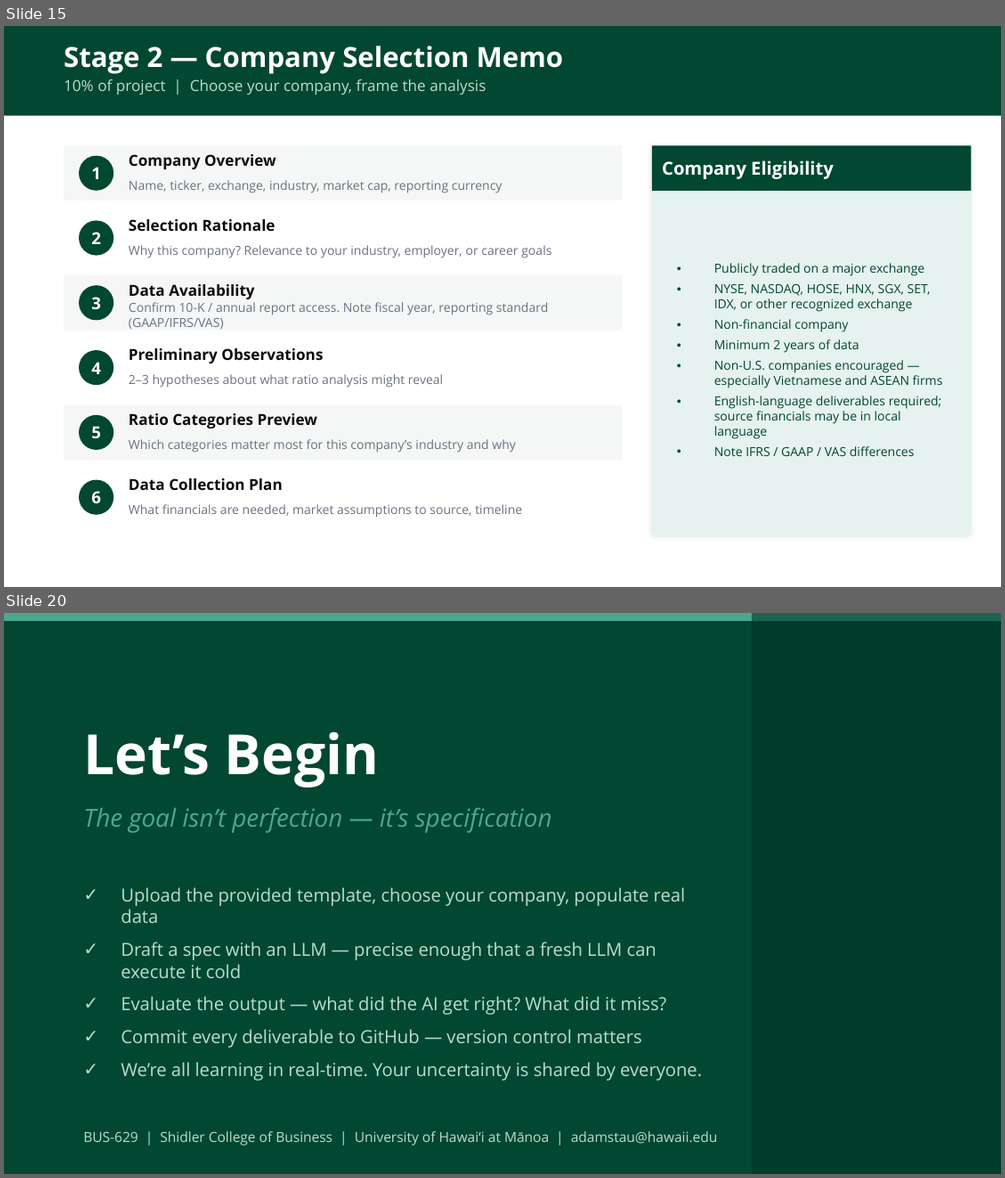
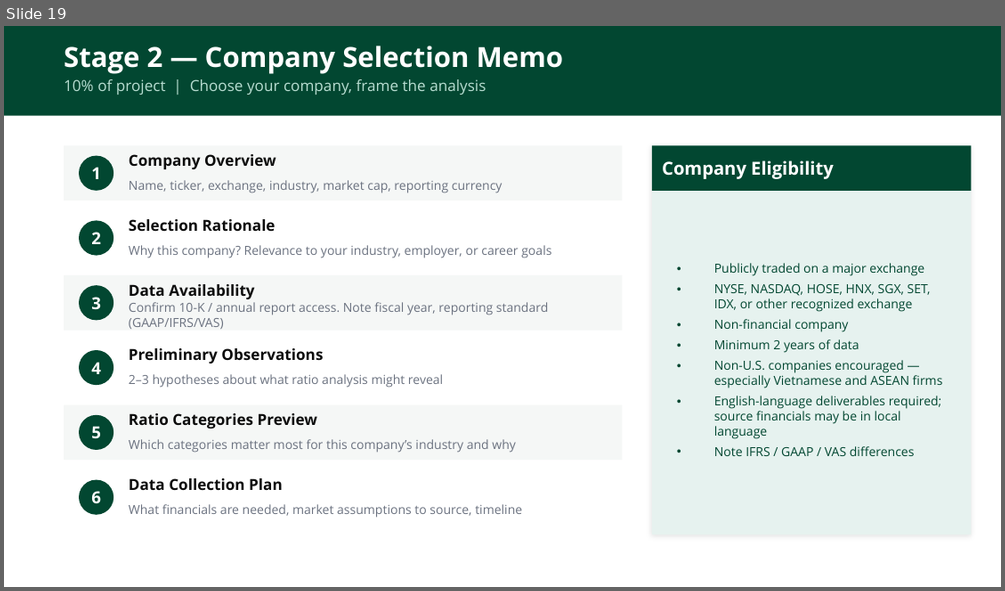
Before and after one commit to adamwstauffer/shidler, a slide deck: courses/BUS-629-VEMBA-International-Corporate-Finance/BUS629_AI_Ratios_Project.pptx. Shown one above the other, each under a label of ours: slides 15 and 20 before the commit, slide 19 after it; the slides between them are not shown. The pictures are 1005x1178 and 1005x591 pixels, drawn with LibreOffice and Linux fonts; fonts in the diff are those of the drawing. Boxes give left, top, right and bottom in pixels: in the first picture for what was removed or moved away, otherwise in the second. Text is boxed around its words. In the diff, an @@ line names an element or a change of style, - is before the commit and + after.

```diff
--- a/courses/BUS-629-VEMBA-International-Corporate-Finance/BUS629_AI_Ratios_Project.pptx
+++ b/courses/BUS-629-VEMBA-International-Corporate-Finance/BUS629_AI_Ratios_Project.pptx
@@ slide 20 removed at <box>4,613,1001,1174</box>, background #024731 @@
@@ rectangle removed at <box>4,613,1001,621</box> @@
@@ rectangle removed at <box>752,613,1001,1173</box> @@
@@ text removed at <box>83,731,379,787</box> @@
-Let’s Begin
@@ text removed at <box>83,808,552,833</box> @@
-The goal isn’t perfection — it’s specification
@@ text removed at <box>121,887,702,1080</box> @@
-✓ Upload the provided template, choose your company, populate real data
-✓ Draft a spec with an LLM — precise enough that a fresh LLM can execute it cold
-✓ Evaluate the output — what did the AI get right? What did it miss?
-✓ Commit every deliverable to GitHub — version control matters
-✓ We’re all learning in real-time. Your uncertainty is shared by everyone.
@@ text removed at <box>83,1131,718,1145</box> @@
-BUS-629 | Shidler College of Business | University of Hawaiʻi at Mānoa | adamstau@hawaii.edu
@@ what was slide 15 is now slide 19 @@
```
Also in this commit, not shown: 6 slides changed, 30 slides added.
